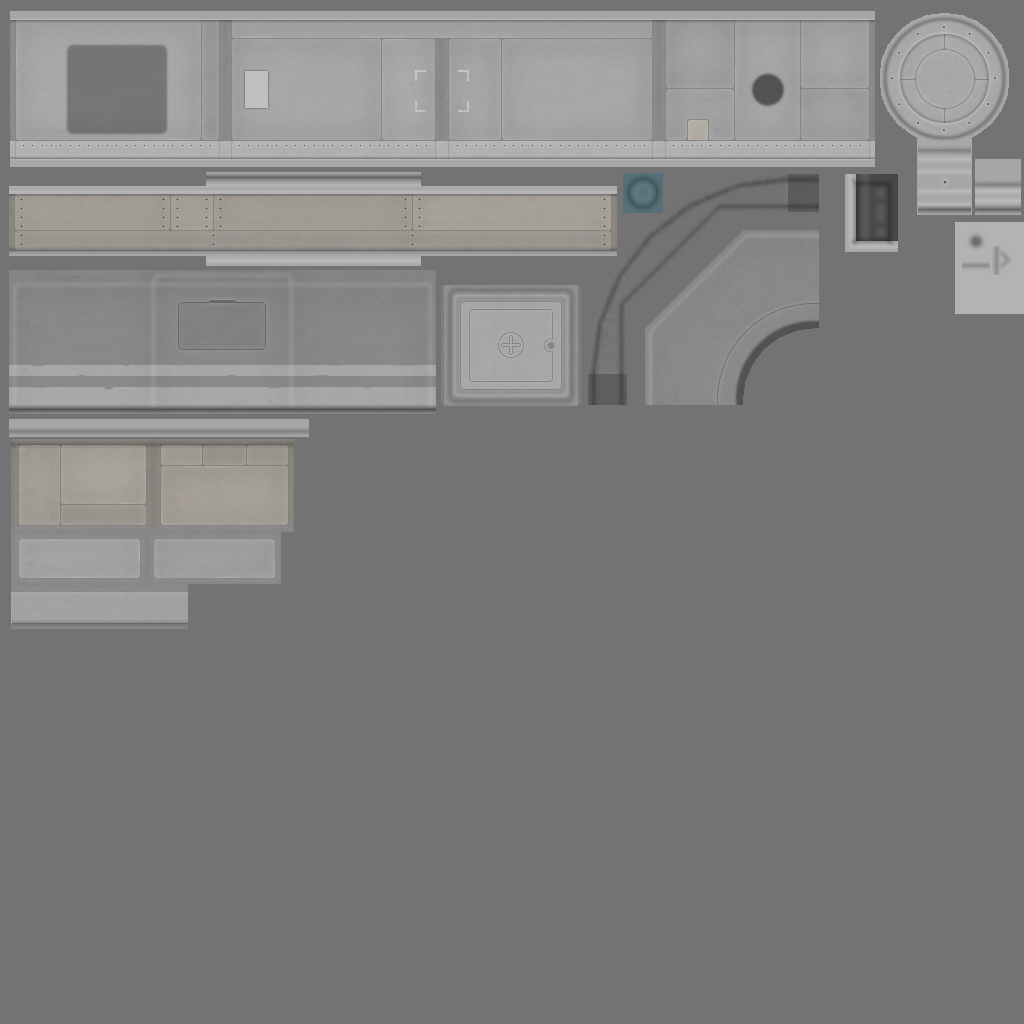
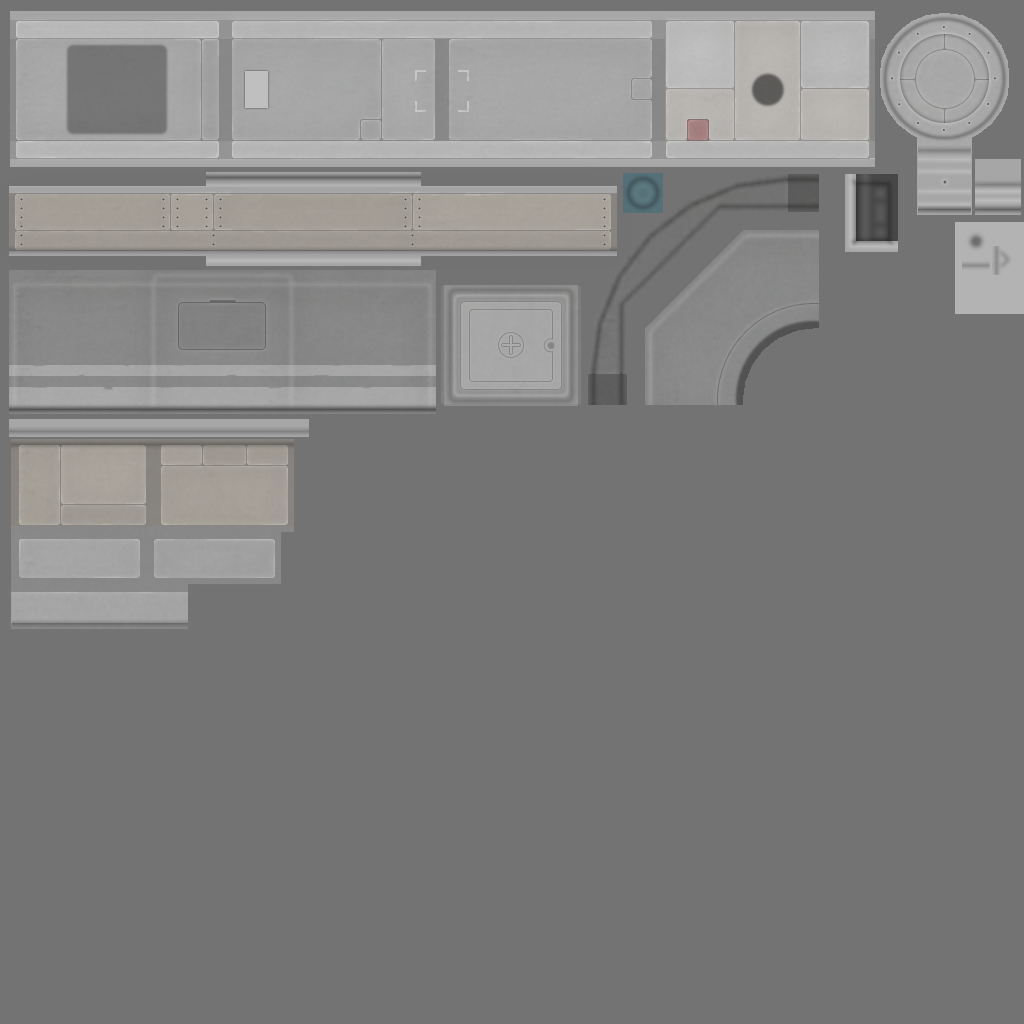
Comparing the layer stacks of the two 1024 × 1024 images. Changes:
added group "Skirt" (1st of 2, in "Acamar_Lab_1") (40%) with 4 layers in group "Acamar_Lab_1" over [10, 439, 294, 627]
"Skirt" (2nd of 2, in "Acamar_Lab_1" › "Skirt"): opacity 20% → 100%, blend normal → multiply, moved it into group "Skirt", painted on it over [11, 439, 294, 627]
"Skirt Higher": blend normal → screen, moved it into group "Skirt", painted on it over [16, 443, 291, 594]
"Skirt High": opacity 40% → 100%, moved it into group "Skirt", painted on it over [10, 439, 294, 627]
added layer "Skirt Shade" (50%) in group "Skirt" over [11, 444, 288, 624]
removed layer "Body Band" (was 70%) from group "Acamar_Lab_1" over [10, 17, 875, 162]
added group "Body" (1st of 2, in "Acamar_Lab_1") (40%) with 4 layers in group "Acamar_Lab_1" over [10, 17, 875, 187]
"Body" (2nd of 2, in "Acamar_Lab_1" › "Body"): opacity 20% → 100%, blend normal → multiply, moved it into group "Body", painted on it over [10, 19, 875, 160]
removed layer "Body Hgiher" (was 50%) from group "Acamar_Lab_1" over [16, 28, 869, 143]
added layer "Body Higher" (screen, 50%) in group "Body" over [13, 18, 872, 161]
"Body High": opacity 40% → 100%, moved it into group "Body", painted on it over [10, 17, 875, 162]
added layer "Body Shade" (50%) in group "Body" over [10, 17, 869, 187]
removed layer "Red High 1" (in "Acamar_Lab_1") (was 40%) from group "Acamar_Lab_1" over [9, 194, 617, 258]
added group "Red" (1st of 2, in "Acamar_Lab_1") (40%) with 4 layers in group "Acamar_Lab_1" over [9, 179, 617, 260]
"Red" (2nd of 2, in "Acamar_Lab_1" › "Red"): opacity 20% → 100%, moved it into group "Red", painted on it over [9, 192, 617, 252]
added layer "Red Higher" (50%) in group "Red" over [12, 190, 614, 252]
added layer "Red High" in group "Red" over [9, 185, 617, 258]
added layer "Red Shade" (50%) in group "Red" over [9, 179, 617, 260]
painted on "b" over [10, 20, 875, 141]
…and 4 more changes (1 painted, 3 removed, 1 renamed)
